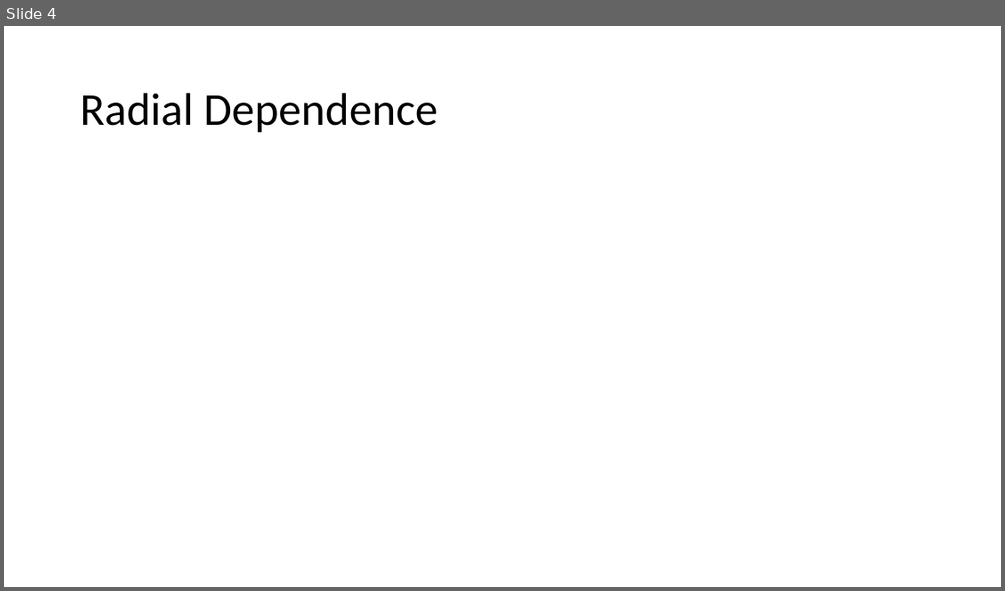
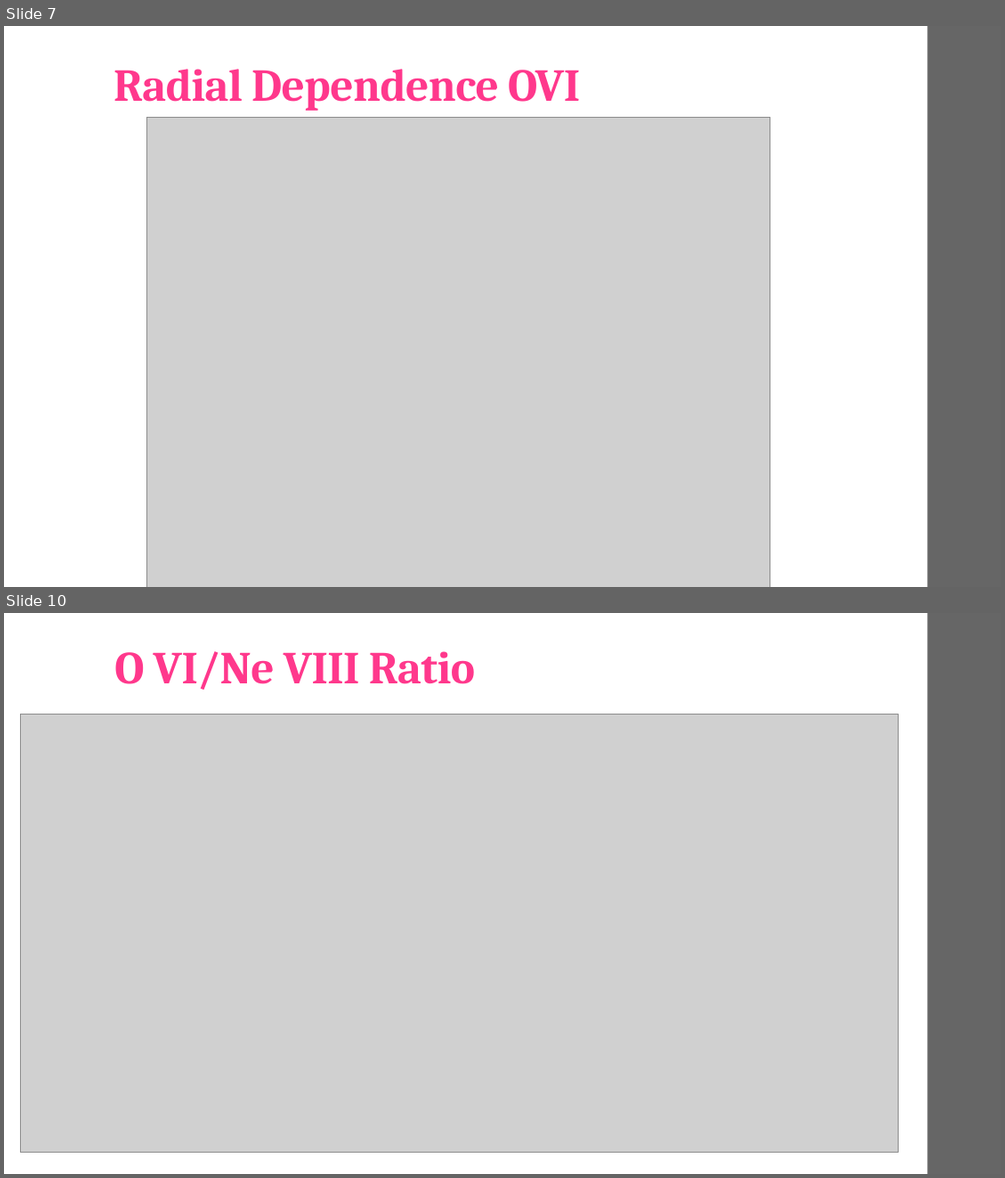
Before and after one commit to brockparker/Research, a slide deck: CGM/CGM_Group_20240329.pptx. Shown one above the other, each under a label of ours: slide 4 before the commit, slides 7 and 10 after it; the slides between them are not shown. The pictures are 1005x591 and 1005x1178 pixels, drawn with LibreOffice and Linux fonts; fonts in the diff are those of the drawing; grey boxes stand for pictures. Boxes give left, top, right and bottom in pixels: in the first picture for what was removed or moved away, otherwise in the second. Text is boxed around its words. In the diff, an @@ line names an element or a change of style, - is before the commit and + after.

```diff
--- a/CGM/CGM_Group_20240329.pptx
+++ b/CGM/CGM_Group_20240329.pptx
@@ slide 10 added at (x1=4, y1=613, x2=1001, y2=1174), background #FFFFFF; not listed: 1 template element that a slide beside it also shows @@
@@ title added at (x1=114, y1=651, x2=475, y2=690), 44 pt, text #FF388C, bold @@
+O VI/Ne VIII Ratio
@@ picture added at (x1=20, y1=714, x2=898, y2=1152) @@
@@ what was slide 4 is now slide 7 @@
@@ slide 7 changed as well @@
@@ title "Radial Dependence OVI" at (x1=113, y1=69, x2=580, y2=111): vertical alignment middle to bottom @@
@@ rectangle added at (x1=928, y1=26, x2=1001, y2=587), fill #666666 @@
@@ title at (x1=113, y1=69, x2=580, y2=111): text changed; font Calibri to Cambria; text colour #000000 to #FF388C; bold on @@
-Radial Dependence
+Radial Dependence OVI
@@ picture added at (x1=146, y1=118, x2=770, y2=587) @@
```
Also in this commit, not shown: 1 other slide changed, 12 other slides added, 4 slides removed.
